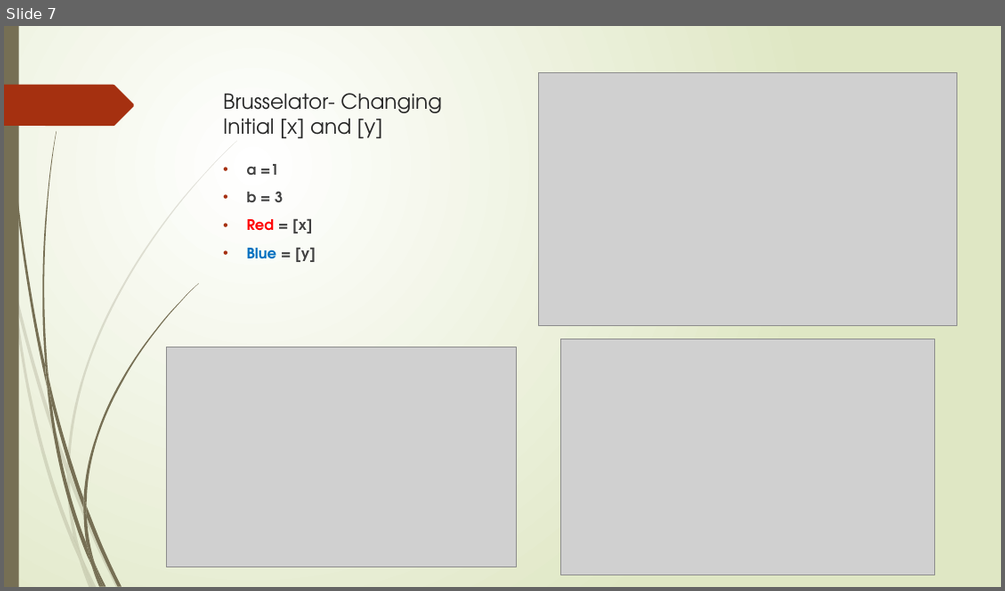
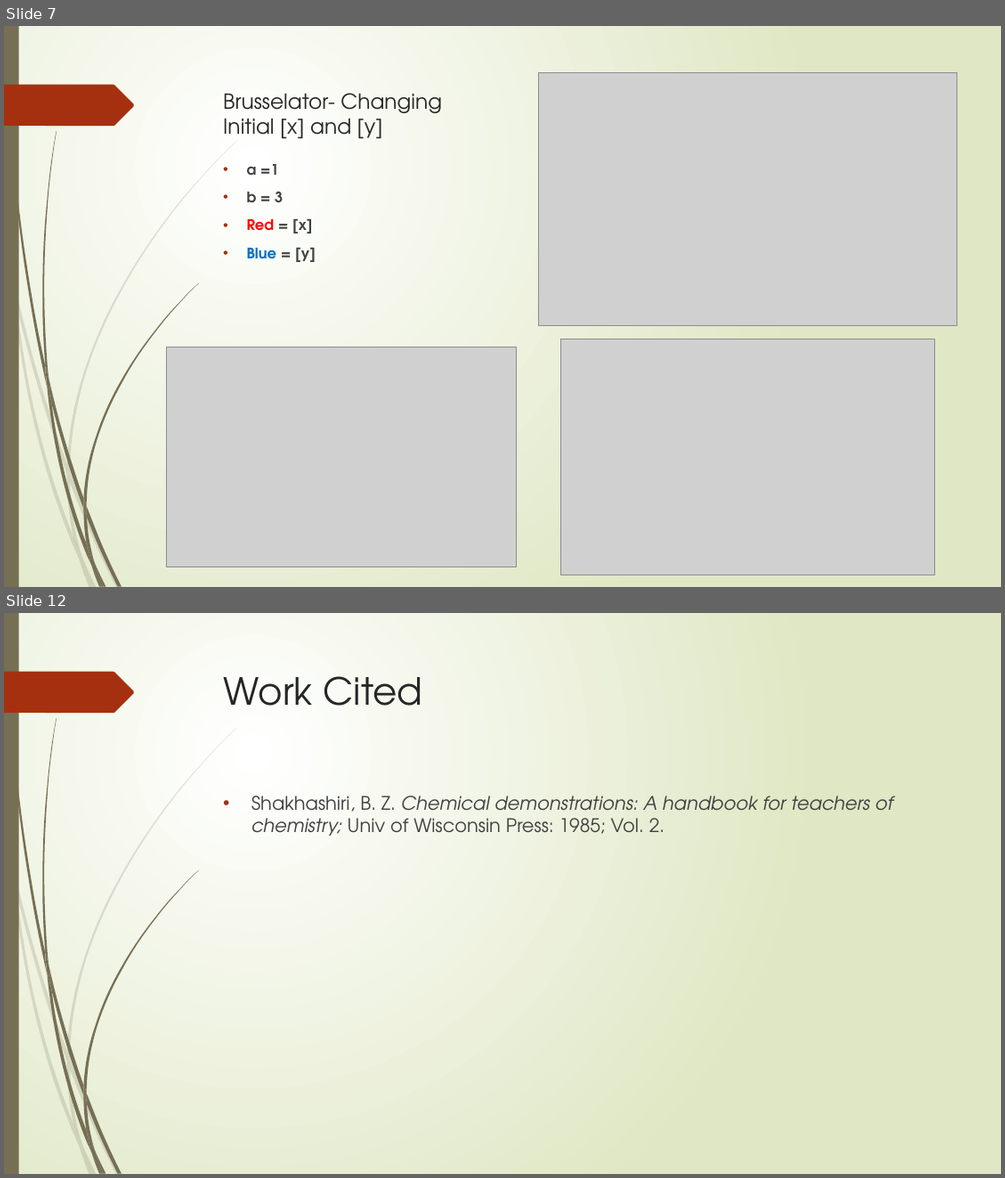
Before and after one commit to chan8005/Project-1, a slide deck: Modeling Oscillating Chemical Reactions.pptx. Shown one above the other, each under a label of ours: slide 7 before the commit, slides 7 and 12 after it; the slides between them are not shown. The pictures are 1005x591 and 1005x1178 pixels, drawn with LibreOffice and Linux fonts; fonts in the diff are those of the drawing; grey boxes stand for pictures. Boxes give left, top, right and bottom in pixels: in the first picture for what was removed or moved away, otherwise in the second. Text is boxed around its words. In the diff, an @@ line names an element or a change of style, - is before the commit and + after.

```diff
--- a/Modeling Oscillating Chemical Reactions.pptx
+++ b/Modeling Oscillating Chemical Reactions.pptx
@@ slide 12 added at bbox=[4, 613, 1001, 1174], background gradient #FFFFFF to #DFE8C4; not listed: 24 template elements that a slide beside it also shows @@
@@ title added at bbox=[224, 676, 422, 706], 36 pt, text #262626 @@
+Work Cited
@@ text added at bbox=[251, 795, 893, 835], 18 pt, text #404040, italic @@
+• Shakhashiri, B. Z. Chemical demonstrations: A handbook for teachers of chemistry; Univ of Wisconsin Press: 1985; Vol. 2.
```
Also in this commit, not shown: 4 slides changed, 2 other slides added, 1 slide removed.
